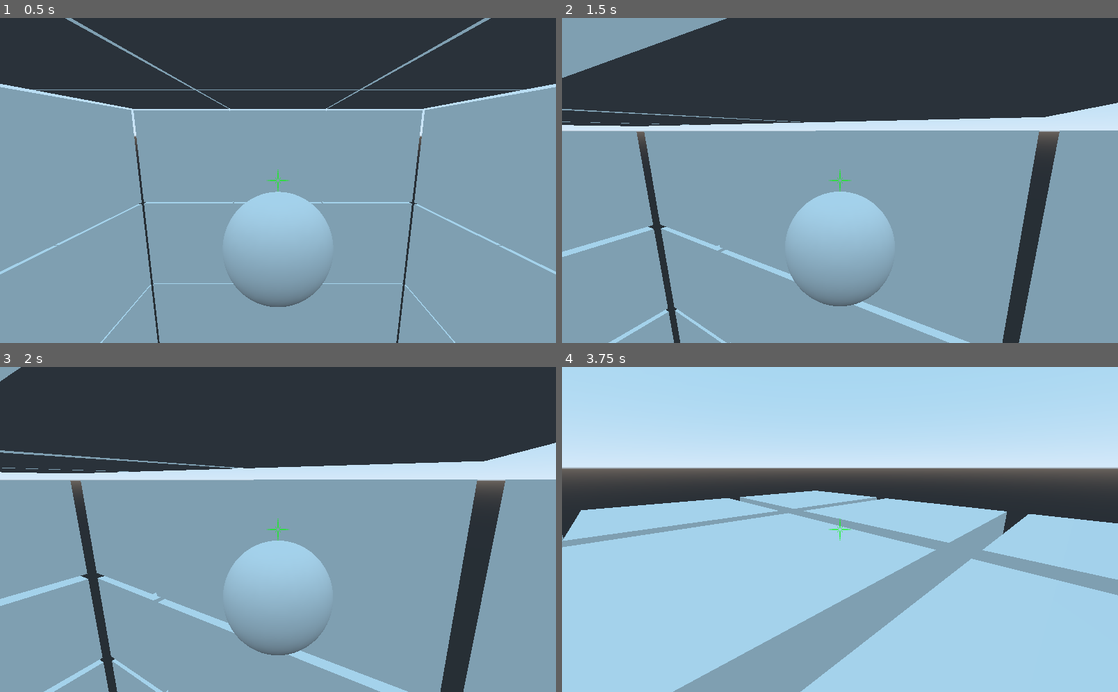
Above: before the commit, frames 1-4 (two rows, left to right).
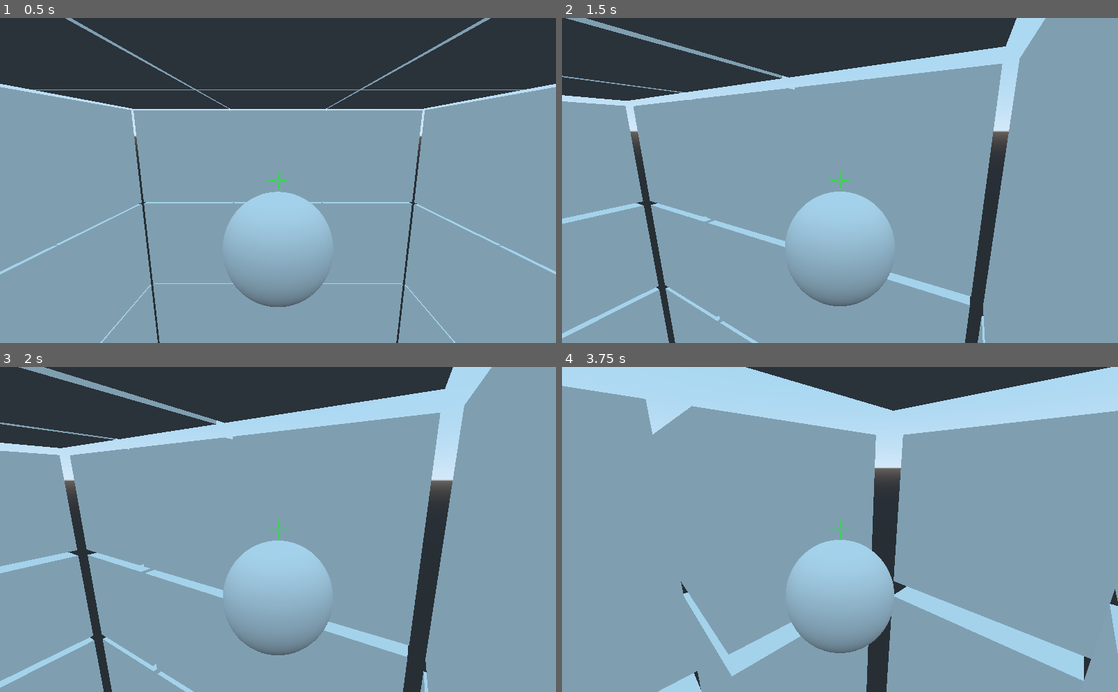
Above: after the commit, the same moments.

Repository: winston-yallow/leaps_and_bounds
Game: Godot game, scene res://levels/00_TestLevel.tscn
The game is run twice, just before and just after one commit, with the same random seed, the same clock (stepped at 60 frames per second) and the same inputs.
Inputs (mouse positions are in pixels of both pictures, inside the frame that each line leads up to):
- Up to frame 1 (0.5 s): no input
- Up to frame 2 (1.5 s): move the mouse to (867, 180) at 0.52 s; press the mouse at (867, 180) at 0.53 s; move the mouse to (812, 180) at 1.27 s; release the mouse at (812, 180) at 1.28 s; click (812, 180) at 1.35 s
- Up to frame 3 (2 s): no input
- Up to frame 4 (3.75 s): move the mouse to (851, 523) at 2.02 s; press the mouse at (851, 523) at 2.03 s; move the mouse to (834, 536) at 2.77 s; release the mouse at (834, 536) at 2.78 s; click (834, 536) at 2.85 s; move the mouse to (878, 532) at 3.52 s; press the mouse at (878, 532) at 3.53 s

Frame 1 is identical in both runs. In frame 2, 30% of the frame differs, in the area x 0-100%, y 0-100%; in frame 3, 31%; in frame 4, 75%.

Commit message:
Prevent accidential raycast matches

Diff:
--- a/game/player/Player.gd
+++ b/game/player/Player.gd
@@ -56,10 +56,13 @@
 func _physics_process(delta: float) -> void:
     if current_state == STATE.WAITING:
         var space_state := get_world().direct_space_state
-        var from := cam.global_transform.origin
-        var to := from - (cam.global_transform.basis.z.normalized() * ray_length)
+        var direction := -cam.global_transform.basis.z.normalized()
+        # Start 0.1 units away from the camera to prevent colliding with
+        # objects behind camera:
+        var from := cam.global_transform.origin + (direction * 0.1)
+        var to := from + (direction * ray_length)
         var result := space_state.intersect_ray(from, to)
-        if result and result.collider is FloatingBody:
+        if result and not result.collider == movement_target:
             current_ray_result = result
         else:
             current_ray_result = null
